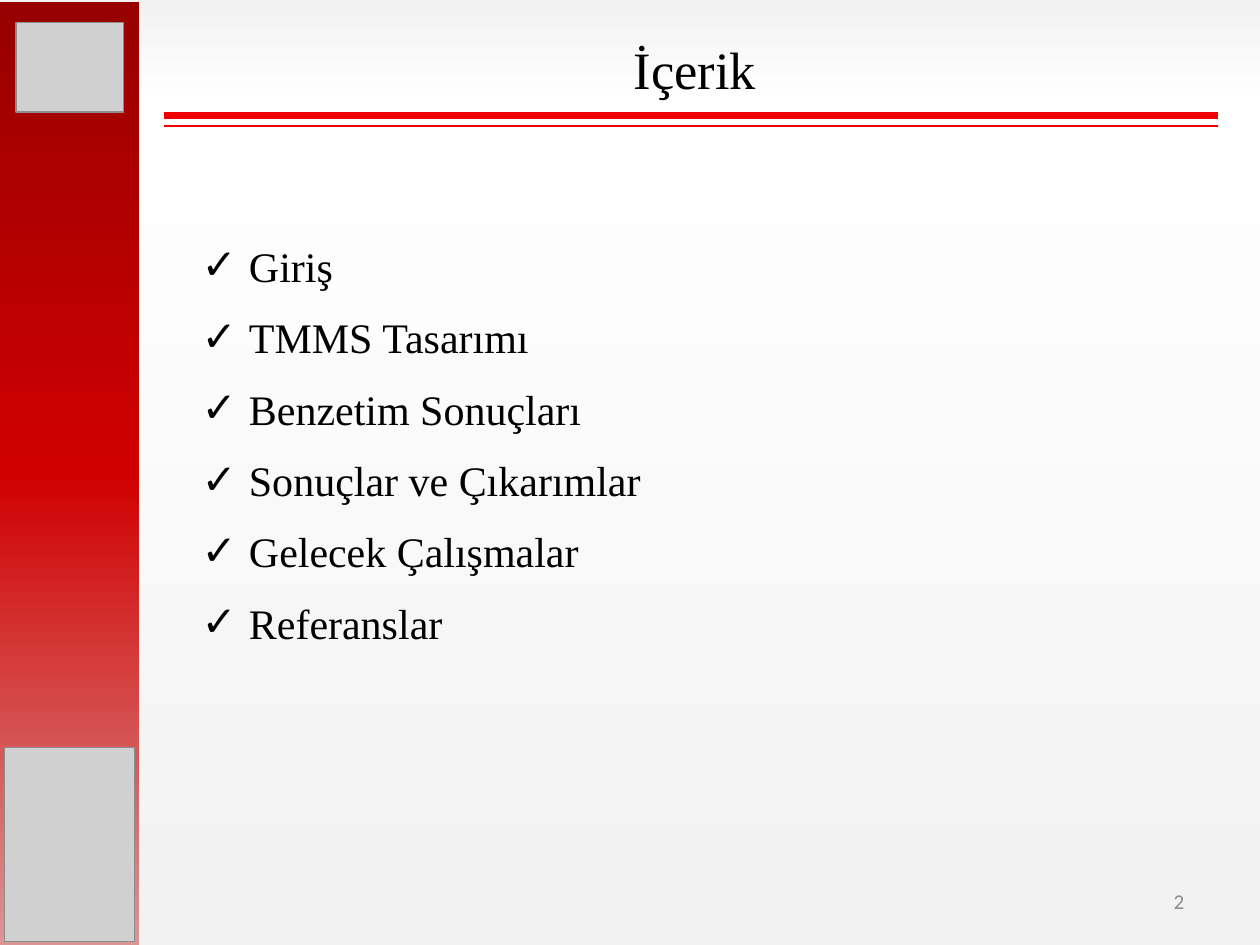
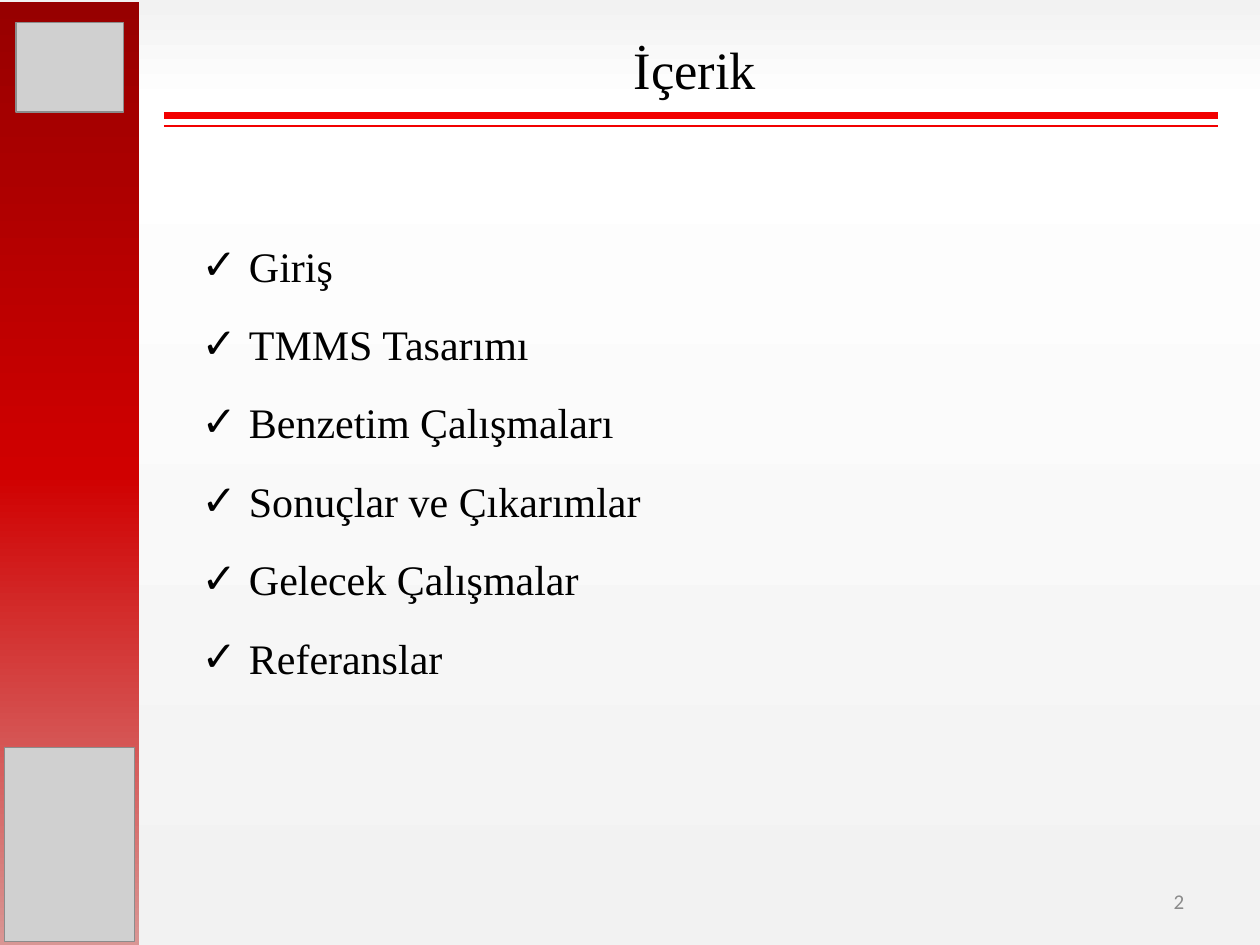
Before and after one commit to hakanpolat/IMMD, a slide deck: slide 2 of Paper/EL-EN 2017/sunum/ELEN2017_OralPres_Mesut_Uğur.pptx. Drawn at 1260x945 pixels with LibreOffice and Linux fonts; fonts in the diff are those of the drawing; grey boxes stand for pictures. Boxes give left, top, right and bottom in pixels: in the first picture for what was removed or moved away, otherwise in the second. Text is boxed around its words. In the diff, an @@ line names an element or a change of style, - is before the commit and + after.

```diff
--- a/Paper/EL-EN 2017/sunum/ELEN2017_OralPres_Mesut_Uğur.pptx
+++ b/Paper/EL-EN 2017/sunum/ELEN2017_OralPres_Mesut_Uğur.pptx
@@ text at (x1=249, y1=254, x2=641, y2=675): more space between paragraphs @@
@@ text at (x1=249, y1=409, x2=613, y2=447): text changed @@
-✓ Benzetim Sonuçları
+✓ Benzetim Çalışmaları
```
Also in this commit, not shown: 3 other slides changed, 1 other file.
